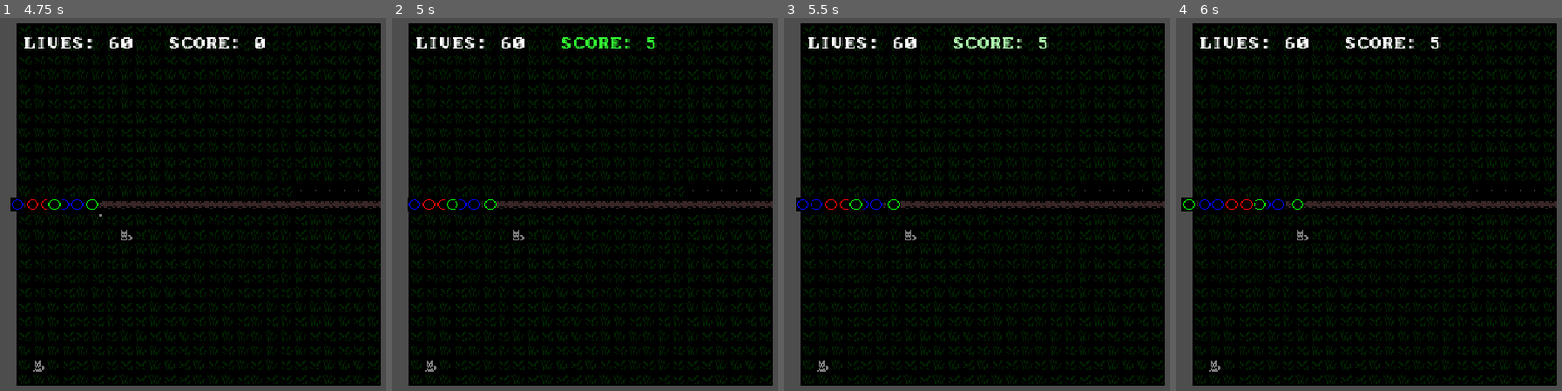
Above: before the commit, frames 1-4 (left to right).
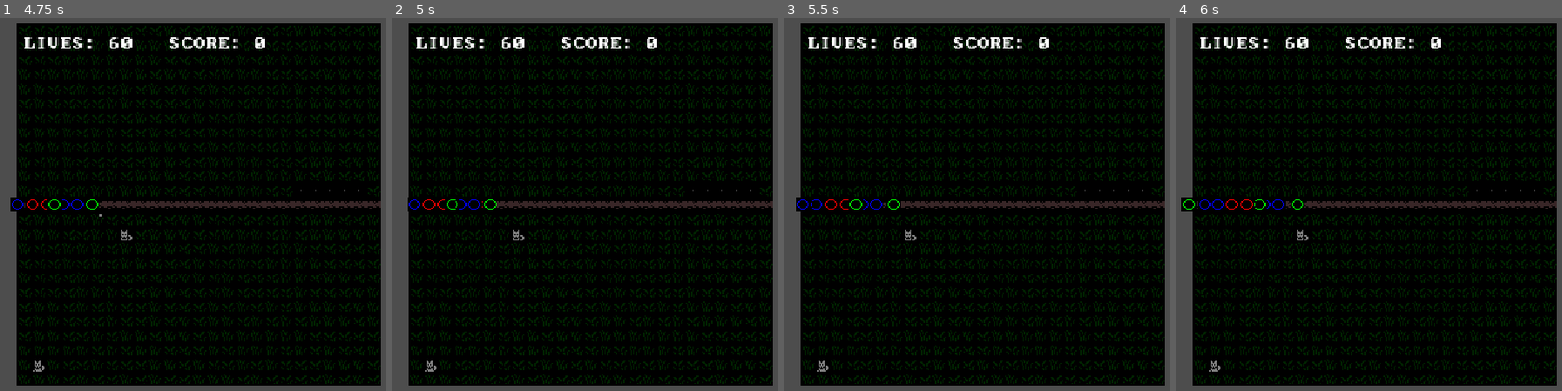
Above: after the commit, the same moments.

Repository: wonderzombie/godot-bubbles-td
Game: Godot game, scene res://assets/main.tscn
Two runs of this game, one before a commit and one after it. Both use one fixed random seed, a clock stepped at 60 frames per second and the inputs below.
Inputs (mouse positions are in pixels of both pictures, inside the frame that each line leads up to):
- Up to frame 1 (4.75 s): tap Enter at 0.5, 2, 3.5 s; move the mouse to (351, 185) at 0.52 s; hold 1 (first_balloon) 0.53-1.28 s; click (351, 185) at 0.67 s; tap Space (next_round) at 1.25, 1.35, 2.75, 4.35 s; move the mouse to (57, 223) at 1.27 s; click (57, 223) at 1.42 s; move the mouse to (270, 118) at 2.02 s; hold 2 (second_balloon) 2.03-2.78 s; click (270, 118) at 2.17 s; move the mouse to (162, 282) at 2.77 s; tap 3 (third_balloon) at 2.85 s; click (162, 282) at 2.92 s; move the mouse to (outside the picture) at 3.52 s; hold 1 (first_balloon) 3.53-4.28 s; click (outside the picture) at 3.67 s; move the mouse to (outside the picture) at 4.27 s; click (outside the picture) at 4.42 s
- Up to frame 2 (5 s): no input
- Up to frame 3 (5.5 s): move the mouse to (1015, 204) at 5.02 s; hold 2 (second_balloon) from 5.03 s (still down); click (1015, 204) at 5.17 s
- Up to frame 4 (6 s): move the mouse to (1268, 107) at 5.77 s; release 2 (second_balloon) at 5.78 s; tap 3 (third_balloon) at 5.85 s; click (1268, 107) at 5.92 s

Frame 1 is identical in both runs. In frame 2, 0.4% of the frame differs, in the area x 23-69%, y 5-51%; in frame 3, 0.3%; in frame 4, less than 0.1%.

Commit message:
start/stop bubbles

Diff:
--- a/assets/main.gd
+++ b/assets/main.gd
@@ -4,8 +4,7 @@
 @export var lives = 60
 
 var ghost_tower: DogButton
-var bubbles_spawned = 0
-
+var bubbles_spawned: int
 var score_twn: Tween
 var lives_twn: Tween
 
@@ -50,8 +49,10 @@
 	new_bubble.start()
 
 
-func handle_pop(stats: BubbleStats) -> void:
-	score += stats.value
+func handle_pop(bubble: Bubble) -> void:
+	score += bubble.stats.value
+	bubble.stop()
+	bubble.queue_free()
 	prints("score is now", score)
 
 	%Score.text = "SCORE: %s" % score
@@ -59,11 +60,11 @@
 	if self.score_twn:
 		self.score_twn.kill()
 
-	if stats.value > 0:
+	if bubble.stats.value > 0:
 		%Score.modulate = Color.GREEN
 		self.score_twn = create_tween()
 		self.score_twn.tween_property(%Score, "modulate", Color.WHITE, 1)
-	elif stats.value < 0:
+	elif bubble.stats.value < 0:
 		%Score.modulate = Color.GOLD
 		self.score_twn = create_tween()
 		self.score_twn.tween_property(%Score, "modulate", Color.WHITE, 1)
@@ -73,9 +74,7 @@
 	prints("adjust lives:", bubble.stats.value)
 	var adjusted_penalty = bubble.stats.value / 5.0
 	lives -= adjusted_penalty
-	bubble.set_process_mode(PROCESS_MODE_DISABLED)
-	bubble.visible = false
-	bubble.queue_free()
+
 	%Lives.text = "LIVES: %d" % lives
 	%Lives.modulate = Color.RED
 
@@ -84,6 +83,9 @@
 
 	self.lives_twn = create_tween()
 	self.lives_twn.tween_property(%Lives, "modulate", Color.WHITE, 1)
+
+	bubble.stop()
+	bubble.queue_free()
 
 
 func selected_tower(sprite: DogButton) -> void:
--- a/scripts/bubble.gd
+++ b/scripts/bubble.gd
@@ -1,7 +1,7 @@
 class_name Bubble extends Sprite2D
 
-signal pop(stats: BubbleStats)
-signal escaped(b: Bubble, stats: BubbleStats)
+signal pop(b: Bubble)
+signal escaped(b: Bubble)
 
 @export var stats: BubbleStats
 @export var hits_remaining: int = 1
@@ -34,11 +34,16 @@
 
 # Called every frame. 'delta' is the elapsed time since the previous frame.
 func start() -> void:
-	self._set_active(true)
+	self.set_active(true)
 	self.movement_tween = create_tween()
 	self.movement_tween.tween_property(self, "position", destination, self.stats.speed).from_current()
 
-func _set_active(active: bool) -> void:
+func stop() -> void:
+	self.set_active(false)
+	if self.movement_tween:
+		self.movement_tween.kill()
+
+func set_active(active: bool) -> void:
 	self.collision_area.set_deferred("monitorable", active)
 	self.collision_area.set_deferred("monitoring", active)
 	self.set_deferred("visible", active)
@@ -53,11 +58,6 @@
 	if self.hits_remaining > 0:
 		return
 
-	self._set_active(false)
-	movement_tween.kill()
-	self.collision_area.set_deferred("monitorable", false)
-	self.collision_area.set_deferred("monitoring", false)
-
 	var left = Vector2.LEFT * 1 + self.position
 	var right = Vector2.RIGHT * 1 + self.position
 
@@ -70,7 +70,6 @@
 
 	pop.emit(self.stats)
 
-
 func check_escaped() -> void:
 	if self.position == destination:
 		self.escaped.emit(self, self.stats.value)
